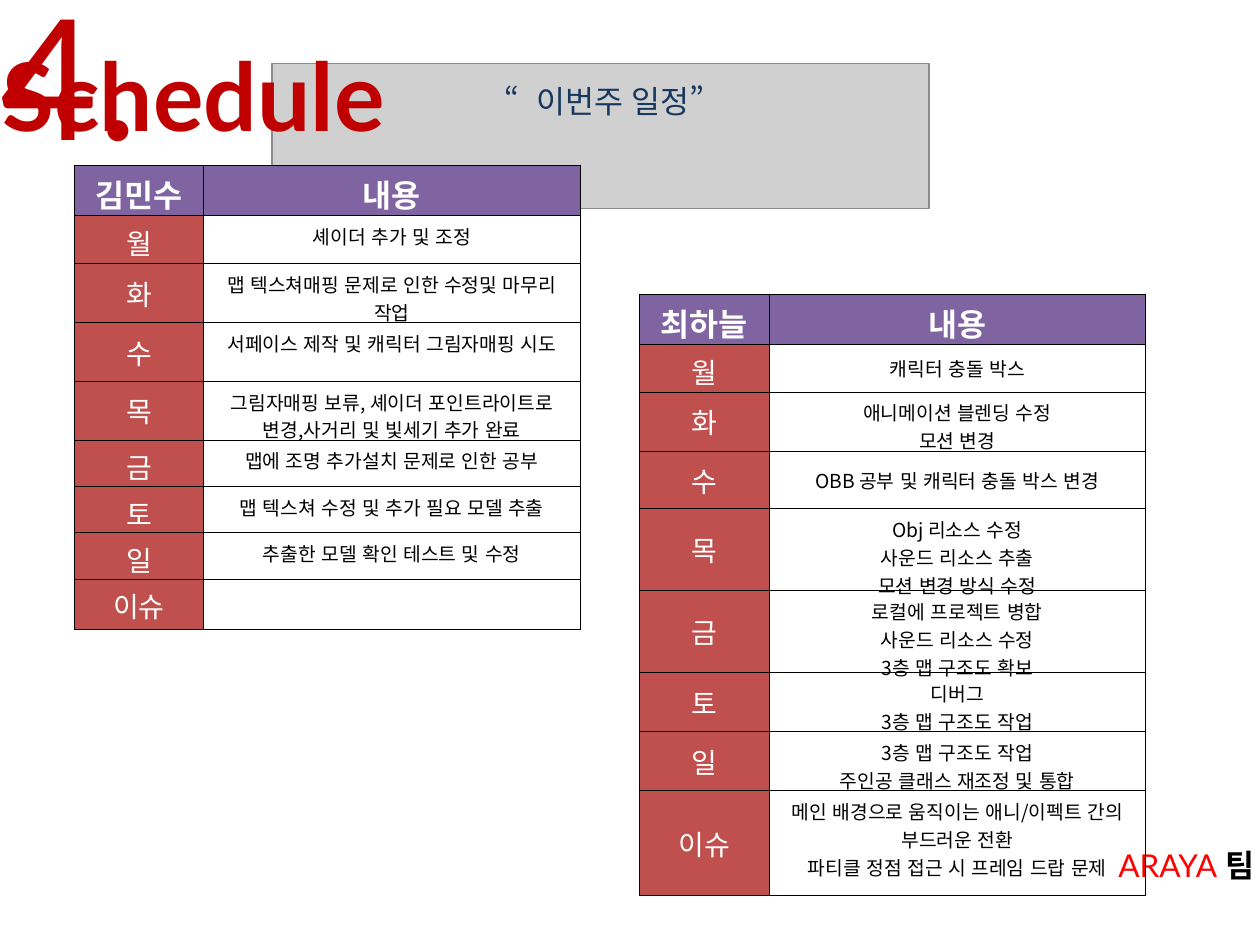
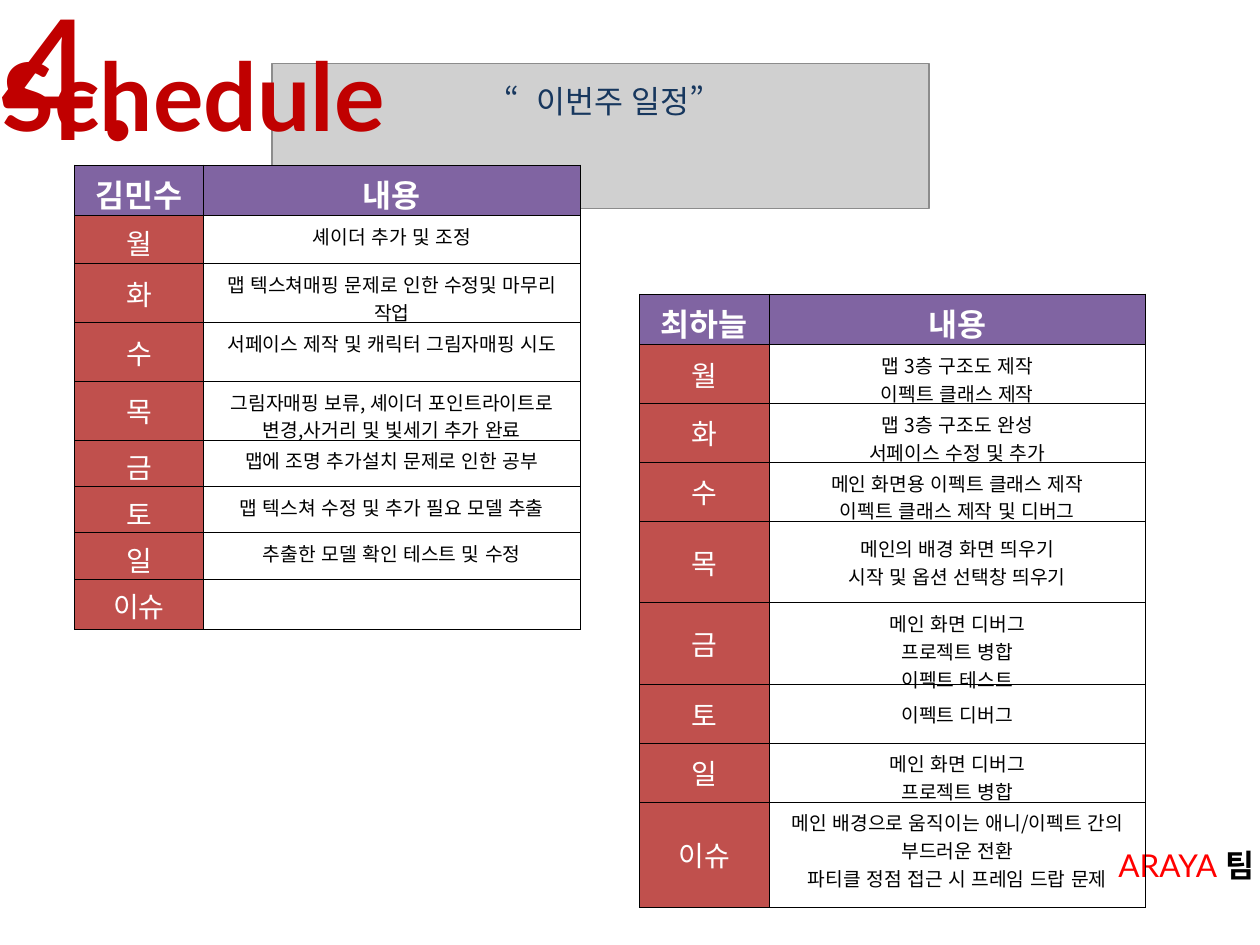
Before and after one commit to alstn191919/Ariya, a slide deck: slide 6 of 포폴발표/2주차/팀 포폴 2주차 중간기획.ppt. Drawn at 1260x945 pixels with LibreOffice and Linux fonts; fonts in the diff are those of the drawing; grey boxes stand for pictures; background and template pictures are left out. Boxes give left, top, right and bottom in pixels: in the first picture for what was removed or moved away, otherwise in the second. Text is boxed around its words. In the diff, an @@ line names an element or a change of style, - is before the commit and + after.

Commit message:
일정 오류 수정

```diff
--- a/포폴발표/2주차/팀 포폴 2주차 중간기획.ppt
+++ b/포폴발표/2주차/팀 포폴 2주차 중간기획.ppt
@@ table at [640, 294, 1145, 907] @@
-row 2, column 2: 캐릭터 충돌 박스
+row 2, column 2: 맵 3층 구조도 제작 / 이펙트 클래스 제작
-row 3, column 2: 애니메이션 블렌딩 수정 / 모션 변경
+row 3, column 2: 맵 3층 구조도 완성 / 서페이스 수정 및 추가
-row 4, column 2: OBB 공부 및 캐릭터 충돌 박스 변경
+row 4, column 2: 메인 화면용 이펙트 클래스 제작 / 이펙트 클래스 제작 및 디버그
-row 5, column 2: Obj 리소스 수정 / 사운드 리소스 추출 / 모션 변경 방식 수정
+row 5, column 2: 메인의 배경 화면 띄우기 / 시작 및 옵션 선택창 띄우기
-row 6, column 2: 로컬에 프로젝트 병합 / 사운드 리소스 수정 / 3층 맵 구조도 확보
+row 6, column 2: 메인 화면 디버그 / 프로젝트 병합 / 이펙트 테스트
-row 7, column 2: 디버그 / 3층 맵 구조도 작업
+row 7, column 2: 이펙트 디버그
-row 8, column 2: 3층 맵 구조도 작업 / 주인공 클래스 재조정 및 통합
+row 8, column 2: 메인 화면 디버그 / 프로젝트 병합
```
